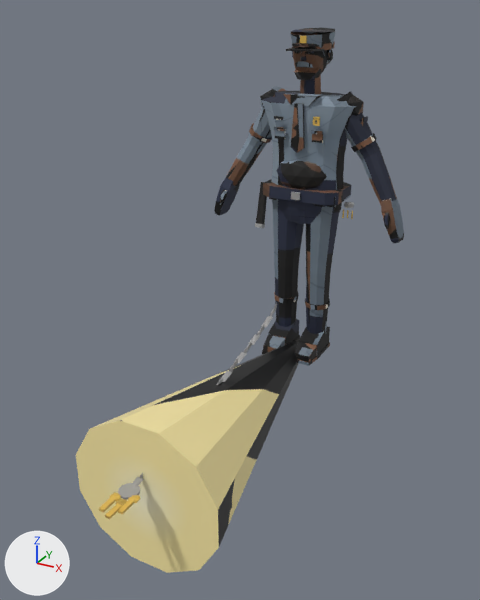
An edit to the glTF model public/assets/fighters/hollis.glb, drawn before and after from the same camera.
One viewpoint serves both versions: a 50 mm camera at (1.6, -3.77, 2.12) aimed at (0.06, -0.97, 0.72). Lighting does not change. The marker at lower left points along +X, +Y and +Z. The first picture is the older version. Vertices at exactly the same position are counted once.

Names of what the first picture shows: 'fx_flashlight_beam', 'fx_key_ring', 'hollis_body.001'.
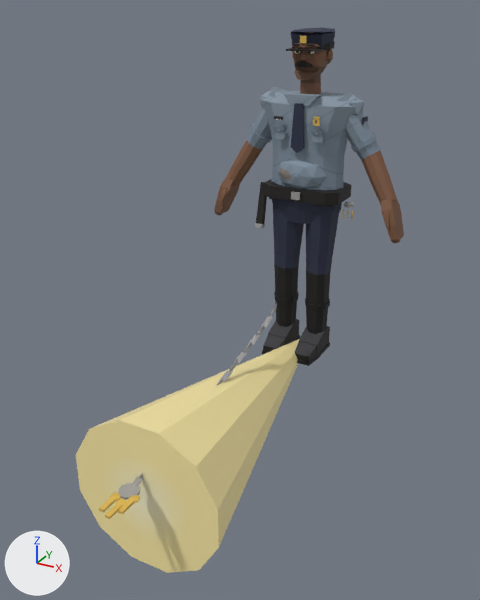
Edits to the scene script, one JSON object a line:
```json
{"block": "me_fx_flashlight_beam", "where": "me_fx_flashlight_beam.from_pydata(...)  # 24 vertices, 44 faces; spans x -0.41..0.41, y -1.8..0.0, z -0.41..0.41"}
{"block": "me_fx_flashlight_beam", "where": "# used by ob_fx_flashlight_beam; location = (0.0, 0.0, 0.0)"}
{"block": "me_fx_flashlight_beam", "change": "me_fx_flashlight_beam part 1: texture (UV) coordinates of 34 of 44 faces, centred in x -0.37..0.37, y -1.8..-0.6, z -0.37..0.37, changed; they spanned u 0.01..0.84, v 0.01..0.92 and now span u 0.01..0.84, v 0.01..0.92"}
{"block": "me_hollis_body", "where": "# used by ob_hollis_body_001; location = (0.0, 0.0, 0.0)"}
{"op": "remove", "block": "me_hollis_body", "code": "me_hollis_body.from_pydata(...)  # 1340 vertices, 2386 faces; spans x -0.63..0.63, y -0.25..0.16, z 0.0..2.01"}
{"op": "add", "block": "me_hollis_body", "code": "me_hollis_body.from_pydata(...)  # 1388 vertices, 2466 faces; spans x -0.63..0.63, y -0.25..0.16, z 0.0..2.01"}
{"block": "me_hollis_body", "change": "me_hollis_body part 2: the loose piece of 16 vertices spanning x 0.52..0.57, y -0.12..-0.07, z 0.94..1.04 is moved by (0.0, 0.01, 0.01)"}
{"block": "me_hollis_body", "change": "me_hollis_body part 3: 1 vertex moved within x -0.55, y -0.1, z 0.96; 17 vertices removed from x -0.63..-0.52, y -0.12..0.02, z 0.84..1.04; 41 vertices added at x -0.63..-0.52, y -0.1..0.06, z 0.85..1.05"}
{"block": "me_hollis_body", "change": "me_hollis_body part 4: 2 vertices removed from x 0.59..0.63, y 0.02, z 0.84..0.85; 26 vertices added at x 0.54..0.63, y -0.09..0.06, z 0.85..1.0"}
{"block": "me_hollis_body", "change": "me_hollis_body part 5: 2026 kept faces spanning x -0.63..0.63, y -0.25..0.16, z 0.0..2.01 get new texture (UV) coordinates"}
```

Changed parts and their boxes (x1, y1, x2, y2) in the pictures (480 x 600 px; the box of a moved part takes in the faces that stretch with it):
```json
{"part": 1, "of": "me_fx_flashlight_beam", "change": "surface changed", "before": [104, 339, 299, 549], "after": [104, 339, 299, 549]}
{"part": 2, "of": "me_hollis_body", "change": "moved or reshaped", "before": [383, 212, 390, 230], "after": [384, 210, 390, 229]}
{"part": 3, "of": "me_hollis_body", "change": "cut back", "before": [219, 190, 228, 216], "after": [217, 186, 239, 216]}
{"part": 4, "of": "me_hollis_body", "change": "cut back", "before": [398, 235, 404, 242], "after": [382, 205, 404, 242]}
{"part": 5, "of": "me_hollis_body", "change": "surface changed", "before": [214, 28, 399, 366], "after": [214, 28, 399, 366]}
```
